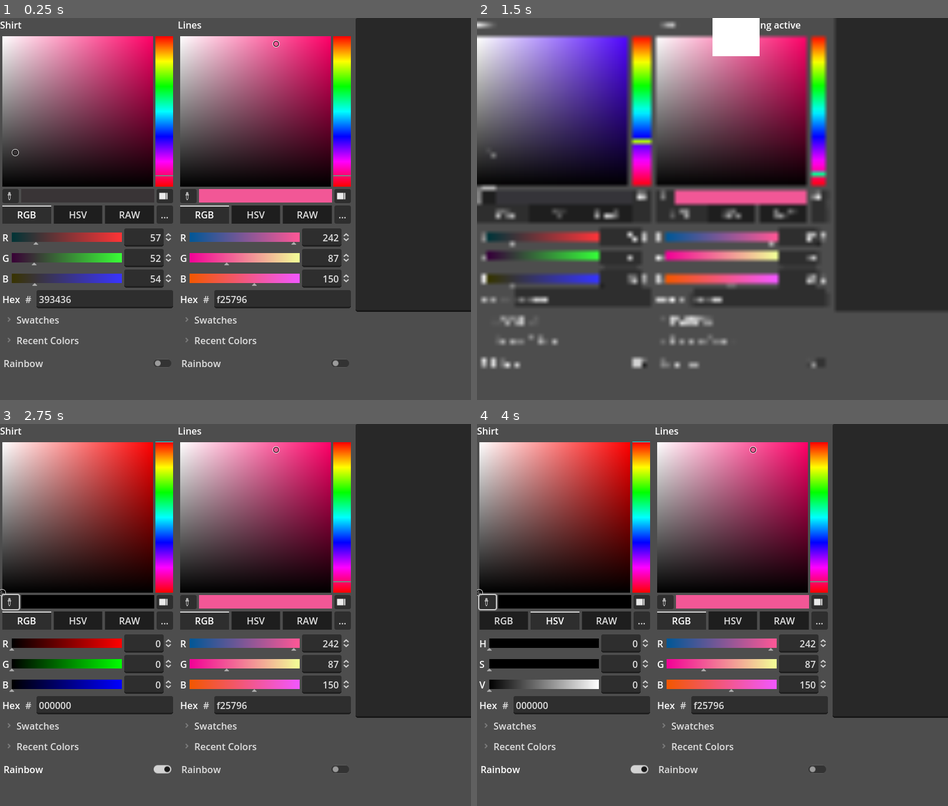
Above: before the commit, frames 1-4 (two rows, left to right).
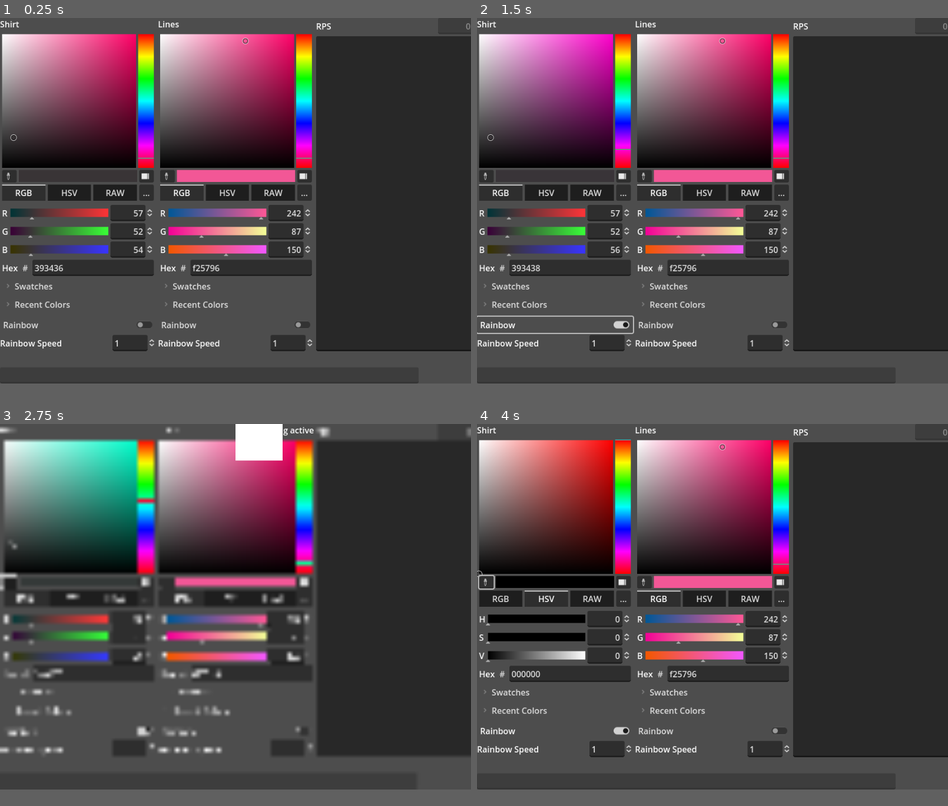
Above: after the commit, the same moments.

Repository: RayHammer/vts-parabellium
Game: Godot game, scene res://UI.tscn
The game is run twice, just before and just after one commit, with the same random seed, the same clock (stepped at 60 frames per second) and the same inputs.
Inputs (mouse positions are in pixels of both pictures, inside the frame that each line leads up to):
- Up to frame 1 (0.25 s): no input
- Up to frame 2 (1.5 s): click "Rainbow" at 0.5 s; click (486, 197) at 1.27 s
- Up to frame 3 (2.75 s): click (9, 588) at 2.02 s
- Up to frame 4 (4 s): click "RGB" at 2.75 s; click "HSV" at 3.5 s
In our replay, the window is 800x650 before the commit and 800x622 after it. These sizes can differ from the game's own. Grey fills any space a smaller window leaves; there, only what the larger window draws over its background counts as a difference.

The runs differ from the first frame. In frame 1, 46% of the frame differs, in the area x 0-100%, y 0-96%; in frame 2, 52%; in frame 3, 53%, in the area x 0-100%, y 0-92%; in frame 4, 45%.

Commit message:
Nightly update: performance fixes and metrics

Diff:
--- a/ColorField.gd
+++ b/ColorField.gd
@@ -1,25 +1,51 @@
+@tool
 extends "res://TrackedField.gd"
 
-@export var update_time = 1.0 / 10
+@export var label_name: String :
+	set(value):
+		label_name = value
+		get_node("Label").text = label_name
+
+@export var default_color: Color :
+	set(value):
+		default_color = value
+		get_node("ColorPicker").color = default_color
+
+@export var update_time_idle = 1.0 / 5
+@export var update_time_rainbow = 1.0 / 30
+
+var update_time = update_time_idle
+var rainbow_speed_spinbox
 var update_time_left = update_time
 var is_rainbow = false
 var color_picker
 
 func _ready():
+	update_time = update_time_idle
+	if Engine.is_editor_hint():
+		return
 	super()
 	color_picker = get_node("ColorPicker")
+	rainbow_speed_spinbox = get_node("RainbowSpeed/Value")
 	var color = color_picker.color
 	parameters[name + "R"] = color.r8
 	parameters[name + "G"] = color.g8
 	parameters[name + "B"] = color.b8
 	pass
 
-func _process(delta):
+func _physics_process(delta):
+	if Engine.is_editor_hint():
+		return
 	if is_rainbow:
-		color_picker.color.h = wrapf(color_picker.color.h + delta, 0, 1)
-	update_time_left = min(0, update_time_left - delta)
+		var speed = rainbow_speed_spinbox.value
+		color_picker.color.h = wrapf(color_picker.color.h + delta * speed, 0, 1)
+		update_time = update_time_rainbow
+	else:
+		update_time = update_time_idle
+	update_time_left = max(0, update_time_left - delta)
 	if update_time_left <= 0:
 		_on_color_changed(color_picker.color)
+		update_time_left = update_time
 	pass
 
 func get_parameter_data() -> Array:
@@ -35,9 +61,10 @@
 	return output
 
 func read_config(config):
-	var data = JSON.parse_string(config.get_value(name, "presets"))
-	for i in data:
-		color_picker.add_preset(Color(i))
+	var json = JSON.new()
+	if json.parse(config.get_value(name, "presets", "")) == OK:
+		for i in json.data:
+			color_picker.add_preset(Color(i))
 	pass
 
 func write_config(config):
--- /dev/null
+++ b/ColorField.tscn
@@ -0,0 +1,38 @@
+[gd_scene load_steps=2 format=3 uid="uid://7ajl3kj8s06f"]
+
+[ext_resource type="Script" path="res://ColorField.gd" id="1_af6yk"]
+
+[node name="ColorField" type="VBoxContainer"]
+script = ExtResource("1_af6yk")
+default_color = null
+
+[node name="Label" type="Label" parent="."]
+layout_mode = 2
+text = "Label"
+
+[node name="ColorPicker" type="ColorPicker" parent="."]
+layout_mode = 2
+color = Color(0.223529, 0.203922, 0.211765, 1)
+edit_alpha = false
+
+[node name="RainbowCheck" type="CheckButton" parent="."]
+layout_mode = 2
+text = "Rainbow"
+
+[node name="RainbowSpeed" type="HBoxContainer" parent="."]
+layout_mode = 2
+
+[node name="Label" type="Label" parent="RainbowSpeed"]
+layout_mode = 2
+size_flags_horizontal = 3
+text = "Rainbow Speed"
+text_overrun_behavior = 1
+
+[node name="Value" type="SpinBox" parent="RainbowSpeed"]
+layout_mode = 2
+min_value = -100.0
+step = 0.01
+value = 1.0
+
+[connection signal="color_changed" from="ColorPicker" to="." method="_on_color_changed"]
+[connection signal="toggled" from="RainbowCheck" to="." method="_on_rainbow_toggled"]
--- /dev/null
+++ b/RPS.gd
@@ -0,0 +1,18 @@
+class_name RPS
+extends HBoxContainer
+
+var rps_value: LineEdit
+var rps_counter = 0
+
+func _ready():
+	rps_value = get_node("Value")
+	rps_value.text = str(0)
+	pass
+
+func increment():
+	rps_counter += 1
+
+func _on_timer_timeout():
+	rps_value.text = str(rps_counter)
+	rps_counter = 0
+	pass
--- a/UI.gd
+++ b/UI.gd
@@ -4,9 +4,14 @@
 	_SIZE
 }
 
+@export var status_bar: LineEdit
+@export var log_window: TextEdit
+@export var rps: RPS
+@export var reconnect_button: Button
+
 @export var websocket_url = "ws://localhost:8001"
 @export var config_path = "user://config.cfg"
-@export var verbose = true
+@export var verbose = false
 
 var plugin_name = "Parabellium"
 var plugin_developer = "RayHammer"
@@ -20,28 +25,32 @@
 
 var _socket = WebSocketPeer.new()
 var _token = ""
-var _once = true
+var _connect_requested = true
+var _root: SceneTree
 
 func _ready():
+	log_window.text = ""
+	status_bar.text = ""
+	_root = get_tree()
 	var config = ConfigFile.new()
 	if config.load(config_path) == OK:
-		for node in get_children():
-			if node.is_in_group("TrackedFields"):
-				node.read_config(config)
-				pass
+		_token = config.get_value("Global", "token", "")
+		for node in _root.get_nodes_in_group("TrackedFields"):
+			node.read_config(config)
+			pass
 	_socket.connect_to_url(websocket_url)
 	pass
 
-func _process(_delta):
+func _physics_process(_delta):
 	_socket.poll()
 	var state = _socket.get_ready_state()
 	match state:
 		WebSocketPeer.STATE_OPEN:
-			if _once:
+			if _connect_requested:
 				var request = _request_base.duplicate()
 				request["messageType"] = "APIStateRequest"
 				_socket.send_text(JSON.stringify(request))
-				_once = false
+				_connect_requested = false
 			while _socket.get_available_packet_count():
 				var packet = _socket.get_packet()
 				parse_response(packet.get_string_from_utf8())
@@ -54,11 +63,17 @@
 				print("WebSocket closed with code: %d, reason: %s. Clean: %s" % [code, reason, code != -1])
 	pass
 
-func _exit_tree():
+func _notification(what):
+	if what == NOTIFICATION_WM_CLOSE_REQUEST:
+		save_config()
+		#get_tree().quit()
+	pass
+
+func save_config():
 	var config = ConfigFile.new()
-	for node in get_children():
-		if node.is_in_group("TrackedFields"):
-			node.write_config(config)
+	config.set_value("Global", "token", _token)
+	for node in _root.get_nodes_in_group("TrackedFields"):
+		node.write_config(config)
 	config.save(config_path)
 	pass
 
@@ -80,14 +95,17 @@
 			"AuthenticationResponse":
 				if json["data"]["authenticated"] == true:
 					add_custom_params()
+				else:
+					_token = ""
+					get_token()
 			"ParameterCreationResponse":
-				print(json["data"]["parameterName"], " is live!")
+				add_log(json["data"]["parameterName"] + " is live!")
 			"InjectParameterDataResponse":
-				#send_request(new_request("ParameterValueRequest", {"name": "CustomShirtR"}))
 				pass
 			"ParameterValueResponse":
 				pass
 			"APIError":
+				add_log(json["data"]["message"])
 				print(json)
 	pass
 
@@ -98,9 +116,16 @@
 	return request
 
 func send_request(request: Variant):
+	rps.increment()
 	_socket.send_text(JSON.stringify(request))
 
+func add_log(text):
+	#log_window.set_line(log_window.get_line_count(), text)
+	log_window.text += text + "\n"
+	pass
+
 func get_token():
+	status_bar.text = "Retrieving auth token"
 	var request = new_request("AuthenticationTokenRequest", {
 		"pluginName": plugin_name,
 		"pluginDeveloper": plugin_developer
@@ -109,7 +134,7 @@
 	pass
 
 func authenticate():
-	print("Begin authentication")
+	status_bar.text = "Authorizing"
 	var request = new_request("AuthenticationRequest", {
 		"pluginName": plugin_name,
 		"pluginDeveloper": plugin_developer,
@@ -119,15 +144,15 @@
 	pass
 
 func add_custom_params():
-	print("Adding custom parameters")
-	for node in get_children():
-		if node.is_in_group("TrackedFields"):
-			for param in node.get_parameter_data():
-				var request = new_request("ParameterCreationRequest", param)
-				#print("Sent: ", JSON.stringify(request))
-				send_request(request)
+	status_bar.text = "Adding custom parameters"
+	for node in _root.get_nodes_in_group("TrackedFields"):
+		for param in node.get_parameter_data():
+			var request = new_request("ParameterCreationRequest", param)
+			send_request(request)
+			if !node.set_parameters.is_connected(set_parameters):
 				node.set_parameters.connect(set_parameters)
-				pass
+			pass
+	status_bar.text = "Ready"
 	pass
 
 func set_parameters(data: Array):
--- a/UI.tscn
+++ b/UI.tscn
@@ -1,57 +1,84 @@
-[gd_scene load_steps=3 format=3 uid="uid://6uafrxxswsc1"]
+[gd_scene load_steps=4 format=3 uid="uid://c62ylihiwbnfk"]
 
 [ext_resource type="Script" path="res://UI.gd" id="1_04aos"]
-[ext_resource type="Script" path="res://ColorField.gd" id="2_rr15g"]
+[ext_resource type="PackedScene" uid="uid://7ajl3kj8s06f" path="res://ColorField.tscn" id="2_fe4vd"]
+[ext_resource type="Script" path="res://RPS.gd" id="3_k0a5t"]
 
-[node name="UI" type="HBoxContainer"]
-offset_right = 788.0
+[node name="UI" type="Control" node_paths=PackedStringArray("status_bar", "log_window", "rps")]
+layout_mode = 3
+anchors_preset = 15
+anchor_right = 1.0
+anchor_bottom = 1.0
+grow_horizontal = 2
+grow_vertical = 2
+script = ExtResource("1_04aos")
+status_bar = NodePath("StatusBar")
+log_window = NodePath("FieldContainer/ScrollContainer/VBoxContainer/LogWindow")
+rps = NodePath("FieldContainer/ScrollContainer/VBoxContainer/RPS")
+
+[node name="FieldContainer" type="HBoxContainer" parent="."]
+layout_mode = 2
+offset_right = 800.0
 offset_bottom = 598.0
-script = ExtResource("1_04aos")
-verbose = false
-metadata/_edit_use_anchors_ = true
 
-[node name="CustomShirt" type="VBoxContainer" parent="."]
+[node name="CustomShirt" parent="FieldContainer" instance=ExtResource("2_fe4vd")]
 layout_mode = 2
-script = ExtResource("2_rr15g")
+label_name = "Shirt"
+default_color = Color(0.223529, 0.203922, 0.211765, 1)
 
-[node name="Label" type="Label" parent="CustomShirt"]
+[node name="CustomLines" parent="FieldContainer" instance=ExtResource("2_fe4vd")]
 layout_mode = 2
-text = "Shirt"
+label_name = "Lines"
+default_color = Color(0.94902, 0.341176, 0.588235, 1)
 
-[node name="ColorPicker" type="ColorPicker" parent="CustomShirt"]
+[node name="ScrollContainer" type="ScrollContainer" parent="FieldContainer"]
+custom_minimum_size = Vector2(300, 0)
 layout_mode = 2
-color = Color(0.223529, 0.203922, 0.211765, 1)
-edit_alpha = false
 
-[node name="RainbowCheck" type="CheckButton" parent="CustomShirt"]
+[node name="VBoxContainer" type="VBoxContainer" parent="FieldContainer/ScrollContainer"]
 layout_mode = 2
-text = "Rainbow"
+size_flags_vertical = 3
 
-[node name="CustomLines" type="VBoxContainer" parent="."]
+[node name="Button" type="Button" parent="FieldContainer/ScrollContainer/VBoxContainer"]
+visible = false
 layout_mode = 2
-script = ExtResource("2_rr15g")
+disabled = true
+text = "Reconnect"
 
-[node name="Label" type="Label" parent="CustomLines"]
+[node name="RPS" type="HBoxContainer" parent="FieldContainer/ScrollContainer/VBoxContainer"]
 layout_mode = 2
-text = "Lines"
+script = ExtResource("3_k0a5t")
 
-[node name="ColorPicker" type="ColorPicker" parent="CustomLines"]
+[node name="Label" type="Label" parent="FieldContainer/ScrollContainer/VBoxContainer/RPS"]
 layout_mode = 2
-color = Color(0.94902, 0.341176, 0.588235, 1)
-edit_alpha = false
+size_flags_horizontal = 3
+text = "RPS"
 
-[node name="RainbowCheck" type="CheckButton" parent="CustomLines"]
+[node name="Value" type="LineEdit" parent="FieldContainer/ScrollContainer/VBoxContainer/RPS"]
 layout_mode = 2
-text = "Rainbow"
-
-[node name="TextEdit" type="TextEdit" parent="."]
-custom_minimum_size = Vector2(200, 500)
-layout_mode = 2
-size_flags_horizontal = 0
-size_flags_vertical = 0
+size_flags_horizontal = 8
+placeholder_text = "9999"
+alignment = 2
 editable = false
 
-[connection signal="color_changed" from="CustomShirt/ColorPicker" to="CustomShirt" method="_on_color_changed"]
-[connection signal="toggled" from="CustomShirt/RainbowCheck" to="CustomShirt" method="_on_rainbow_toggled"]
-[connection signal="color_changed" from="CustomLines/ColorPicker" to="CustomLines" method="_on_color_changed"]
-[connection signal="toggled" from="CustomLines/RainbowCheck" to="CustomLines" method="_on_rainbow_check_toggled"]
+[node name="Timer" type="Timer" parent="FieldContainer/ScrollContainer/VBoxContainer/RPS"]
+autostart = true
+
+[node name="LogWindow" type="TextEdit" parent="FieldContainer/ScrollContainer/VBoxContainer"]
+custom_minimum_size = Vector2(300, 400)
+layout_mode = 2
+size_flags_vertical = 3
+editable = false
+
+[node name="StatusBar" type="LineEdit" parent="."]
+layout_mode = 1
+anchors_preset = 2
+anchor_top = 1.0
+anchor_bottom = 1.0
+offset_top = -31.0
+offset_right = 800.0
+grow_vertical = 0
+editable = false
+virtual_keyboard_enabled = false
+
+[connection signal="timeout" from="FieldContainer/ScrollContainer/VBoxContainer/RPS/Timer" to="FieldContainer/ScrollContainer/VBoxContainer/RPS" method="_on_timer_timeout"]
--- a/project.godot
+++ b/project.godot
@@ -17,8 +17,8 @@
 
 [display]
 
-window/size/viewport_width=800
-window/size/viewport_height=650
+window/size/viewport_width=900
+window/size/viewport_height=700
 
 [dotnet]
 
